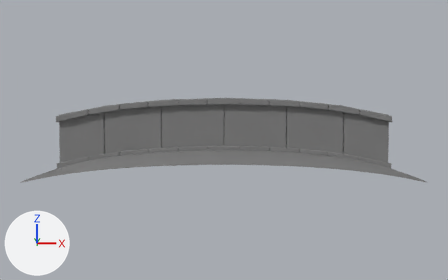
The Blender file village/village-cut3.blend as it was, and as the next commit left it.
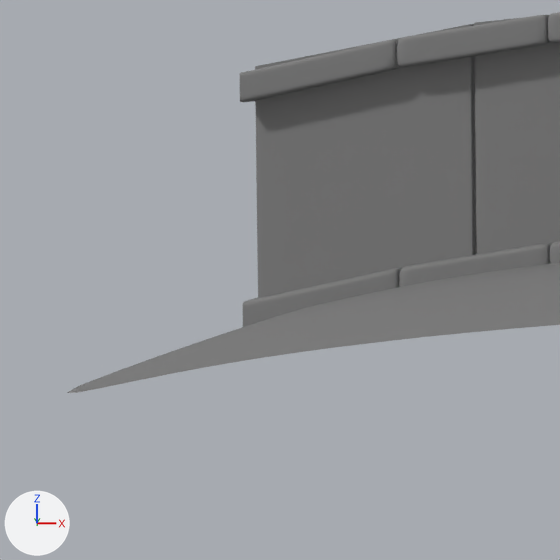
The first picture shows the older version from a 50 mm camera at (0.0, -8.09, 0.62) aimed at (0.0, -1.04, 0.27). The close-ups show both versions on the part from 1% to 27% of the width and 36% to 77% of the height of that picture. Arrows for +X, +Y and +Z are at lower left; the lights stay in place.

Names of what the first close-up shows: 'ground', 'stones', 'wall'.
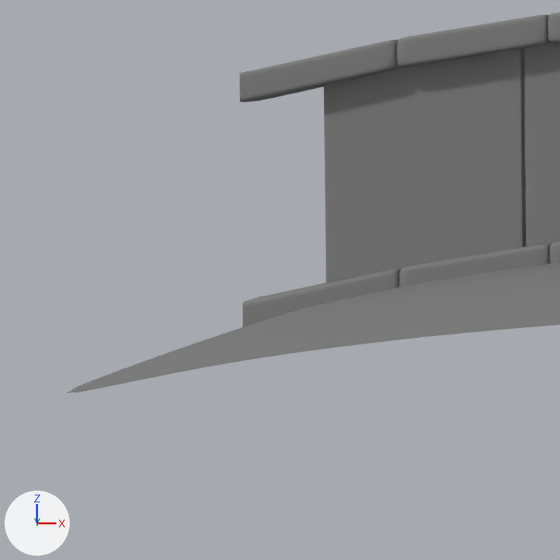
Pixel boxes (x1, y1, x2, y2) of what changed, in the close-ups (560 x 560 px):
'wall', moved, rescaled: before (255, 17, 560, 298); after (324, 42, 560, 284)

The edits, one by one:
Object 'wall' (ob_wall) moves from (0.0, -1.419, 0.368) to (0.0, -1.305, 0.368).
Object 'wall' (ob_wall) is rescaled from (1.52, 1.52, 1.52) to (1.39, 1.39, 1.39).
